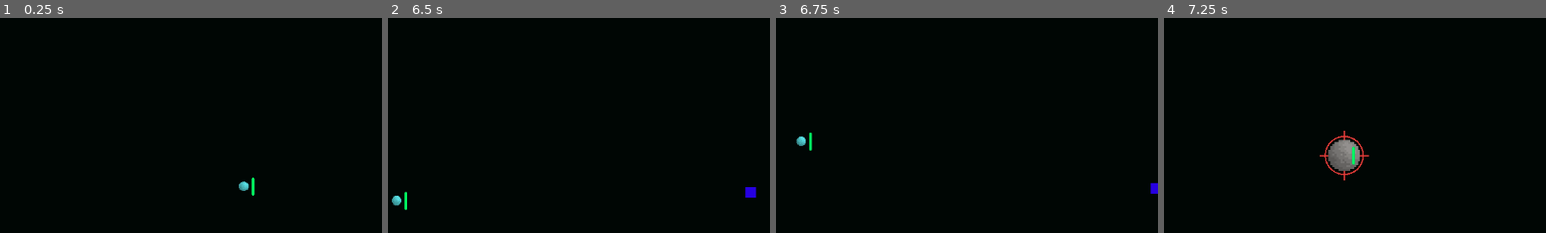
Above: before the commit, frames 1-4 (left to right).
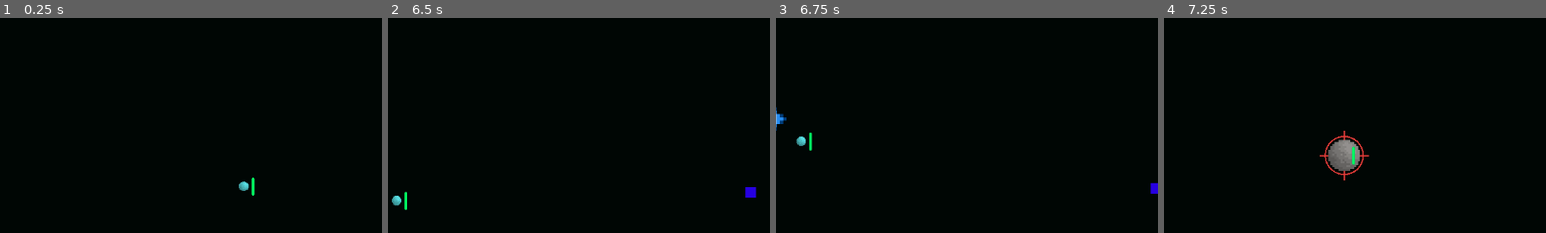
Above: after the commit, the same moments.

Repository: bentingey/Xenon
Game: Godot game, scene res://scenes/main.tscn
Same seed, same stepped clock (60 frames per second), same inputs: the game is played once before the commit and once after it.
Inputs:
- Up to frame 1 (0.25 s): no input
- Up to frame 2 (6.5 s): tap Space (action) every 0.75 s from 0.6 to 5.85 s
- Up to frame 3 (6.75 s): tap Space (action) at 6.6 s
- Up to frame 4 (7.25 s): no input
The pictures show only the part of the screen within x 0-50%, y 23-73%; the shares and areas given below are measured in that part.

Frames 1-2 are identical in both runs. In frame 3, 0.1% of the frame differs, in the area x 0-3%, y 41-53%; in frame 4, nothing differs.

Commit message:
enemy spawner working

Diff:
--- a/scenes/main.tscn
+++ b/scenes/main.tscn
@@ -13,7 +13,8 @@
 system_scene = ExtResource("2_tefeu")
 planet_scene = ExtResource("3_o6xl0")
 
-[node name="EnemySpawner" parent="." instance=ExtResource("7_o6xl0")]
+[node name="EnemySpawner" parent="." node_paths=PackedStringArray("player") instance=ExtResource("7_o6xl0")]
+player = NodePath("../Player")
 
 [node name="PlanetHighlight" parent="." instance=ExtResource("1_jyhfs")]
 
--- a/scripts/enemy_spawner.gd
+++ b/scripts/enemy_spawner.gd
@@ -4,7 +4,7 @@
 @export var spawn_margin: float = 100.0
 @export var spawn_interval: float = 2.0
 
-var player: Node2D
+@export var player: Node2D
 
 func _ready():
 	$Timer.wait_time = spawn_interval
